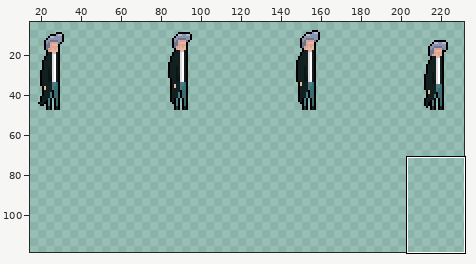
Sprite sheet: img/character/idle.png. The picture above shows the old version from afar; the outline marks the close-up.
Close-up. Before the edit:
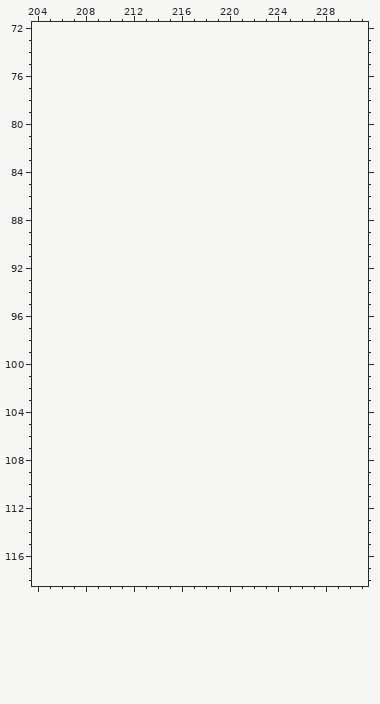
The file is 256x64 pixels. Shown: x 204..231, y 72..118. The old version is drawn lined up with the new one, on the new canvas. The wide view leaves out empty margins. The commit also changed other parts of the picture, which this record leaves out.
Palette (. is transparent): 
Once edited:
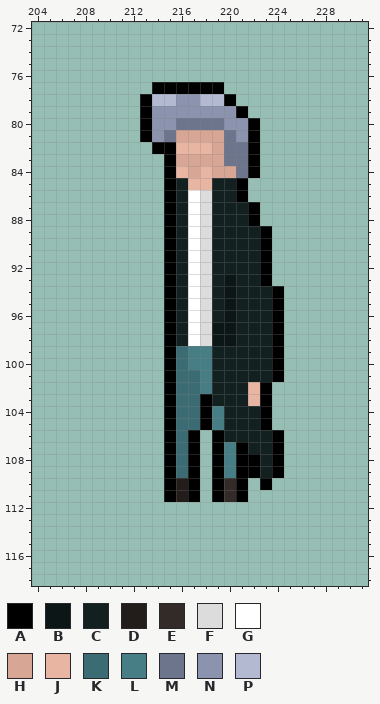
Colours new in this view: A #000000  B #0c1616  C #122020  D #221c1a  E #322b28  F #dcdcdc  G #ffffff  H #d8a694  J #e9b5a3  K #3b6c74  L #477d85  M #6d758d  N #8b93af  P #b3b9d1
Changes in this commit:
{"change": "canvas 256x64 -> 256x128"}
{"y":77,"x":214,"old":"......","new":"AAAAAA"}
{"y":78,"x":213,"old":"........","new":"APPNNPPA"}
{"y":79,"x":213,"old":".........","new":"ANNNNNNNA"}
{"y":80,"x":213,"old":"..........","new":"ANNMMMMNNA"}
{"y":81,"x":213,"old":"..........","new":"ANMHHHHMNA"}
{"y":82,"x":214,"old":".........","new":"AAJJJHMMA"}
{"y":83,"x":215,"old":"........","new":"AHHHHMMA"}
{"y":84,"x":215,"old":"........","new":"AJHJHHMA"}
{"y":85,"x":215,"old":".......","new":"ACJJCCA"}
{"y":86,"x":215,"old":".......","new":"ACGFCCA"}
{"y":87,"x":215,"old":"........","new":"ACGFCCCA"}
{"y":88,"x":215,"old":"........","new":"ACGFCCCA"}
{"y":89,"x":215,"old":".........","new":"ACGFCCCCA"}
{"y":90,"x":215,"old":".........","new":"ACGFCCCCA"}
{"y":91,"x":215,"old":".........","new":"ACGFCCCCA"}
{"y":92,"x":215,"old":".........","new":"ACGFCCCCA"}
{"y":93,"x":215,"old":".........","new":"ACGFCBCCA"}
{"y":94,"x":215,"old":"..........","new":"ACGFCBCCCA"}
{"y":95,"x":215,"old":"..........","new":"ACGFCBCCCA"}
{"y":96,"x":215,"old":"..........","new":"ACGFCBCCCA"}
{"y":97,"x":215,"old":"..........","new":"ACGFBBCCCA"}
{"y":98,"x":215,"old":"..........","new":"ACGFBBCCCA"}
{"y":99,"x":215,"old":"..........","new":"AKLLCCCCCA"}
{"y":100,"x":215,"old":"..........","new":"AKLLCCCCCA"}
{"y":101,"x":215,"old":"..........","new":"AKKLCCCCCA"}
{"y":102,"x":215,"old":".........","new":"AKKLCCCJA"}
{"y":103,"x":215,"old":".........","new":"AKKACCCJA"}
{"y":104,"x":215,"old":".........","new":"AKKALCCCA"}
{"y":105,"x":215,"old":".........","new":"AKKALCCCA"}
{"y":106,"x":215,"old":"...","new":"AKA"}
{"y":106,"x":219,"old":"......","new":"ACCCCA"}
{"y":107,"x":215,"old":"...","new":"AKA"}
{"y":107,"x":219,"old":"......","new":"ALACCA"}
{"y":108,"x":215,"old":"...","new":"AKA"}
{"y":108,"x":219,"old":"......","new":"ALAACA"}
{"y":109,"x":215,"old":"...","new":"AKA"}
{"y":109,"x":219,"old":"......","new":"ALAACA"}
{"y":110,"x":215,"old":"...","new":"ADA"}
{"y":110,"x":219,"old":"...","new":"AEA"}
{"y":110,"x":223,"old":".","new":"A"}
{"y":111,"x":215,"old":"...","new":"ADA"}
{"y":111,"x":219,"old":"...","new":"AEA"}
{"label":"added","picture_box":[140,82,284,502]}
